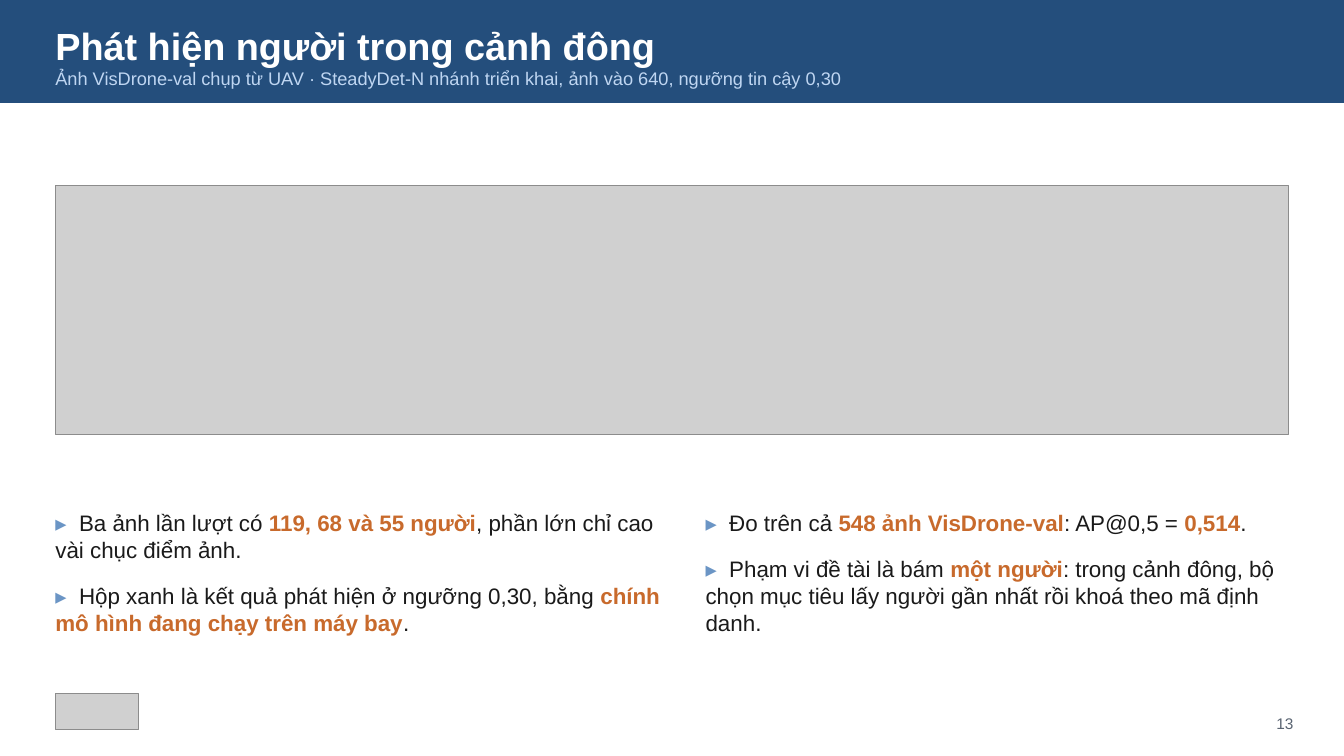
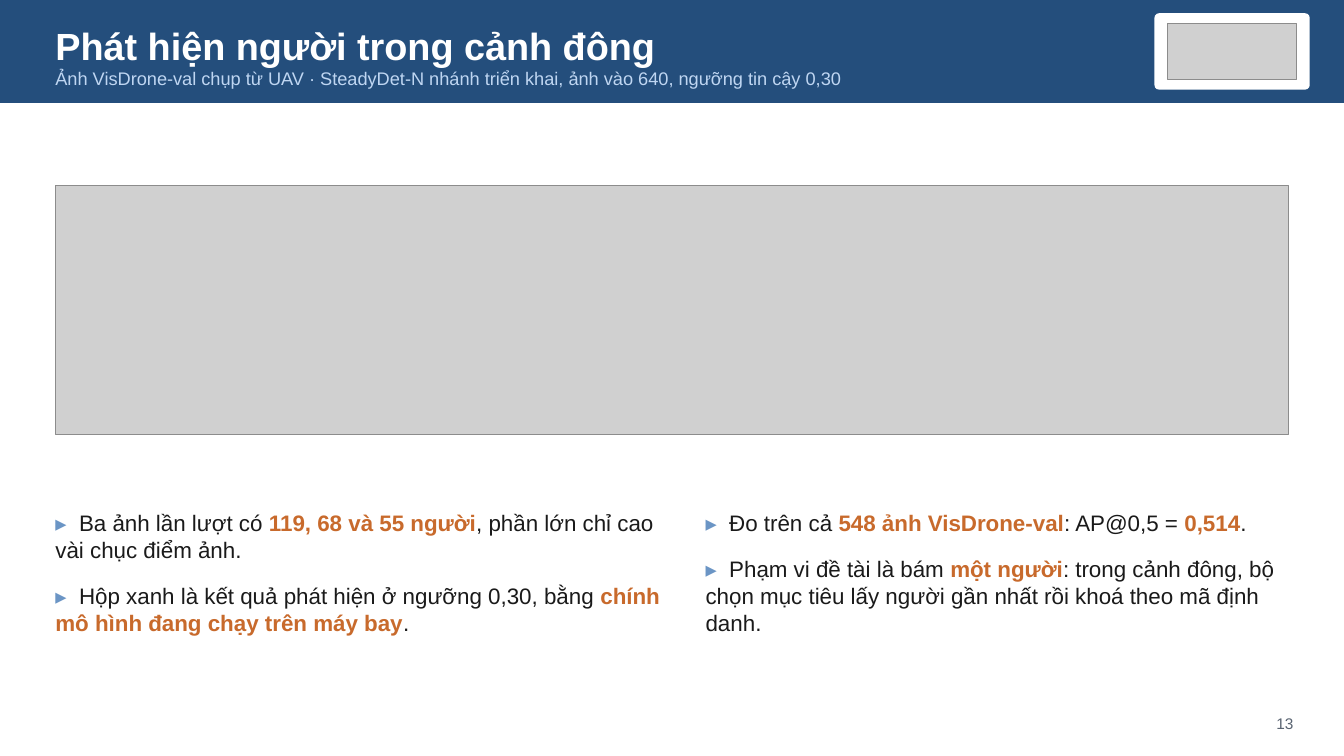
Before and after one commit to NhanHuynh2006/Drone_Following, a slide deck: slide 13 of nckh_SV2026-474/slides/SteadyDet-N_nghiem_thu_nhe.pptx. Drawn at 1344x756 pixels with LibreOffice and Linux fonts; fonts in the diff are those of the drawing; grey boxes stand for pictures. Boxes give left, top, right and bottom in pixels: in the first picture for what was removed or moved away, otherwise in the second. Text is boxed around its words. In the diff, an @@ line names an element or a change of style, - is before the commit and + after.

```diff
--- a/nckh_SV2026-474/slides/SteadyDet-N_nghiem_thu_nhe.pptx
+++ b/nckh_SV2026-474/slides/SteadyDet-N_nghiem_thu_nhe.pptx
@@ rounded rectangle added at bbox=[1154, 13, 1310, 90], fill #FFFFFF @@
@@ picture: place and size @@
-picture at bbox=[55, 694, 139, 730]
+picture at bbox=[1168, 23, 1297, 80]
```
Also in this commit, not shown: 22 other slides changed, 3 other files.
